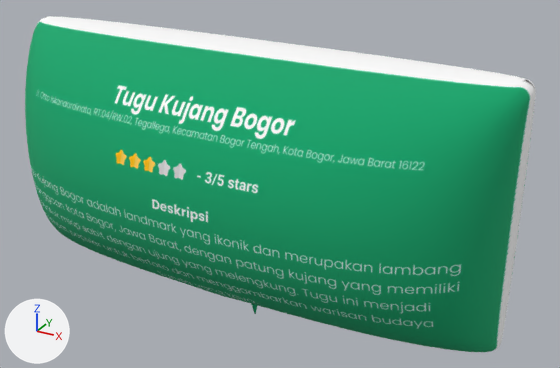
The glTF model src/models/bds-tugu-kujang.glb, before and after one commit.
Before and after are seen from a camera (50 mm lens) standing at (1.59, -2.64, 1.61) and looking at (0.1, 0.07, 0.25). Lighting does not change. The marker at lower left points along +X, +Y and +Z. Where no turn or scale is listed for an object, it has been applied to the vertices.
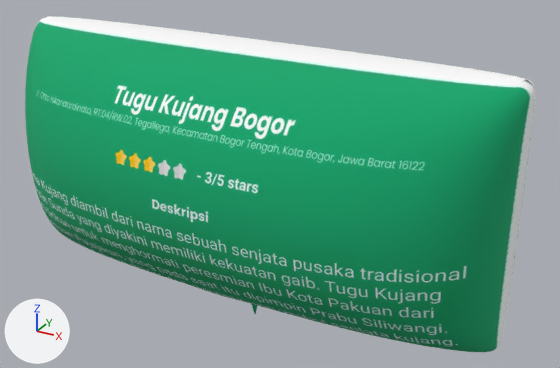
Commit message: Deskripsi Tugu Kujang

Changed parts and their boxes (x1, y1, x2, y2) in the pictures (560 x 368 px):
'Mesh_0', surface changed: (31, 23, 532, 349) in both

Diff of the bpy script that builds the scene:
```diff
--- a/src/models/bds-tugu-kujang.glb.py
+++ b/src/models/bds-tugu-kujang.glb.py
@@ img_base_jpg @@
+img_base_jpg = load_image('base.jpg', '_unpacked/base.jpg', 1000, 800, 'sRGB')
@@ mat_material_0 @@
 mat_material_0 = principled_material('Material_0')
-mat_material_0.texture = img_image_0
+mat_material_0.texture = img_base_jpg
 mat_material_0.roughness = 1.0
```
